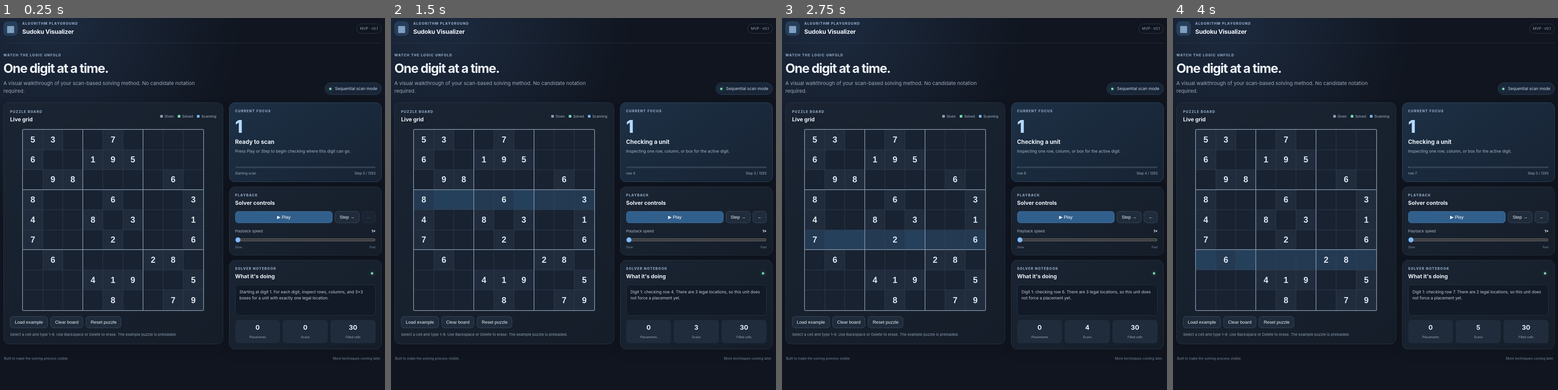
Above: before the commit, frames 1-4 (left to right).
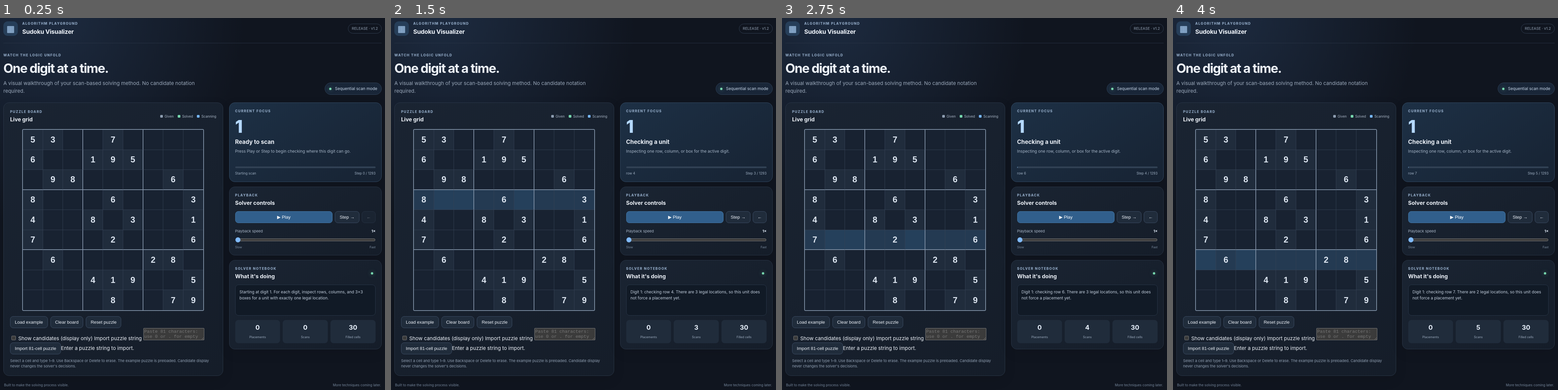
Above: after the commit, the same moments.

Repository: emac75camera/Sudoku-Visualizer
Game: browser game, page index.html
Two runs of this game, one before a commit and one after it. Both use one fixed random seed, a clock stepped at 60 frames per second and the inputs below.
Inputs (mouse positions are in pixels of both pictures, inside the frame that each line leads up to):
- Up to frame 1 (0.25 s): no input
- Up to frame 2 (1.5 s): click "▶ Play" at 0.27 s; hold Right from 1.03 s (still down); tap Space at 1.1 s
- Up to frame 3 (2.75 s): release Right at 1.53 s; hold Left 1.58-2.15 s; tap Space at 1.6, 2.1, 2.6 s; click (816, 349) at 2.02 s, where only the run after the commit has a clickable "Import 81-cell puzzle"; hold Right from 2.2 s (still down)
- Up to frame 4 (4 s): release Right at 2.87 s; hold Left 2.92-3.35 s; tap Space at 3.1, 3.6 s; click "▶ Play" at 3.27 s; hold Right 3.4-3.9 s; hold Left from 3.95 s (still down)

The runs differ from the first frame. In frame 1, 1.8% of the frame differs, in the area x 0-99%, y 1-100%; in frame 2, 1.8%; in frame 3, 1.8%; in frame 4, 1.8%.

Commit message:
Release v1.2: puzzle import and candidate overlay

Diff:
--- a/index.html
+++ b/index.html
@@ -12,7 +12,7 @@
     <header class="topbar">
       <div class="brand-mark" aria-hidden="true">▦</div>
       <div><p class="eyebrow">ALGORITHM PLAYGROUND</p><h1>Sudoku Visualizer</h1></div>
-      <span class="version">MVP · v0.1</span>
+      <span class="version">RELEASE · v1.2</span>
     </header>
 
     <section class="intro">
@@ -36,7 +36,13 @@
           <button id="clearBtn" class="button secondary">Clear board</button>
           <button id="resetBtn" class="button secondary">Reset puzzle</button>
         </div>
-        <p class="helper">Select a cell and type 1–9. Use Backspace or Delete to erase. The example puzzle is preloaded.</p>
+        <div class="input-tools">
+          <label class="toggle-label"><input id="candidateToggle" type="checkbox"> Show candidates <span class="muted-inline">(display only)</span></label>
+          <label for="puzzleString" class="input-label">Import puzzle string</label>
+          <textarea id="puzzleString" rows="2" placeholder="Paste 81 characters: use 0 or . for empty cells"></textarea>
+          <div class="import-row"><button id="importBtn" class="button secondary">Import 81-cell puzzle</button><span id="importStatus" class="import-status" aria-live="polite">Enter a puzzle string to import.</span></div>
+        </div>
+        <p class="helper">Select a cell and type 1–9. Use Backspace or Delete to erase. The example puzzle is preloaded. Candidate display never changes the solver's decisions.</p>
       </div>
 
       <aside class="side-column">
